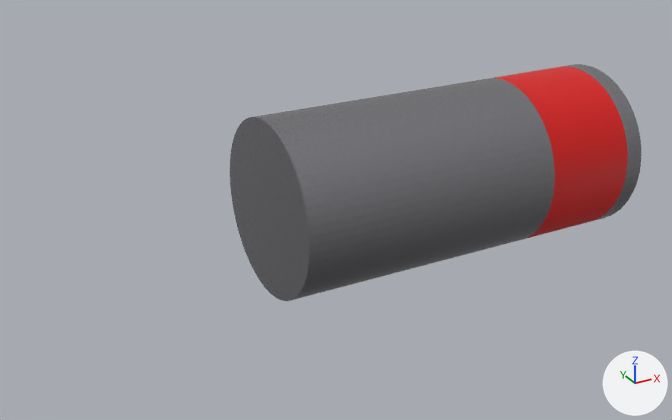
Two versions of the glTF model models/main_shaft/rotor_lock_pin.glb, one commit apart.
One viewpoint serves both versions: a 50 mm camera at (-0.369, -0.376, 0.18) aimed at (-0.161, 0.002, -0.009). Lighting does not change. The marker at lower right points along +X, +Y and +Z. The picture after the commit comes second. Where no turn or scale is listed for an object, it has been applied to the vertices. Vertices at exactly the same position are counted once.

The first picture shows 'rotor_lock_pin'.
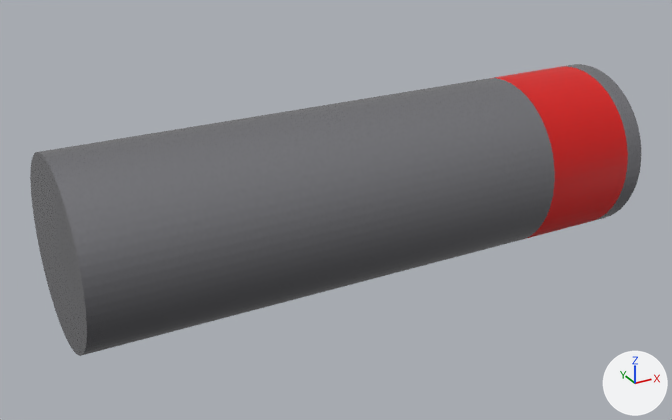
Where the newer file only moved an object's origin or applied its transform, the numbers keep the older frame.

What changed in the scene script:
```text
Change me_cylinder_102:
    used by ob_rotor_lock_pin; location = (-0.13, 0.0, 0.0)
    remove me_cylinder_102.from_pydata(...)  # 384 vertices, 756 faces; spans x -0.07..0.13, y -0.045..0.045, z -0.045..0.045
    add me_cylinder_102.from_pydata(...)  # 350 vertices, 756 faces; spans x -0.17..0.13, y -0.045..0.045, z -0.045..0.045
    me_cylinder_102 part 1: 64 vertices added at x -0.17, y -0.045..0.045, z -0.045..0.045
    other edits to the shape of me_cylinder_102 do not show in these pictures
```

Changed parts and their boxes (x1, y1, x2, y2) in the pictures (672 x 420 px):
'rotor_lock_pin', reshaped (49% wider, 23% taller)
    before: (230, 64, 641, 301)
    after: (30, 64, 641, 356)
part 1 of me_cylinder_102, added
    after: (30, 78, 555, 356)
